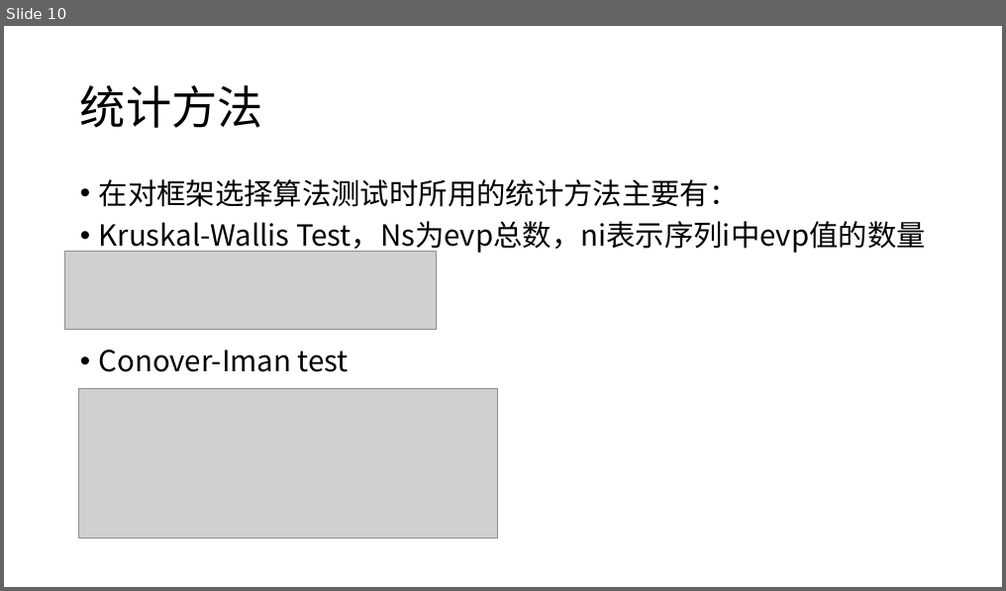
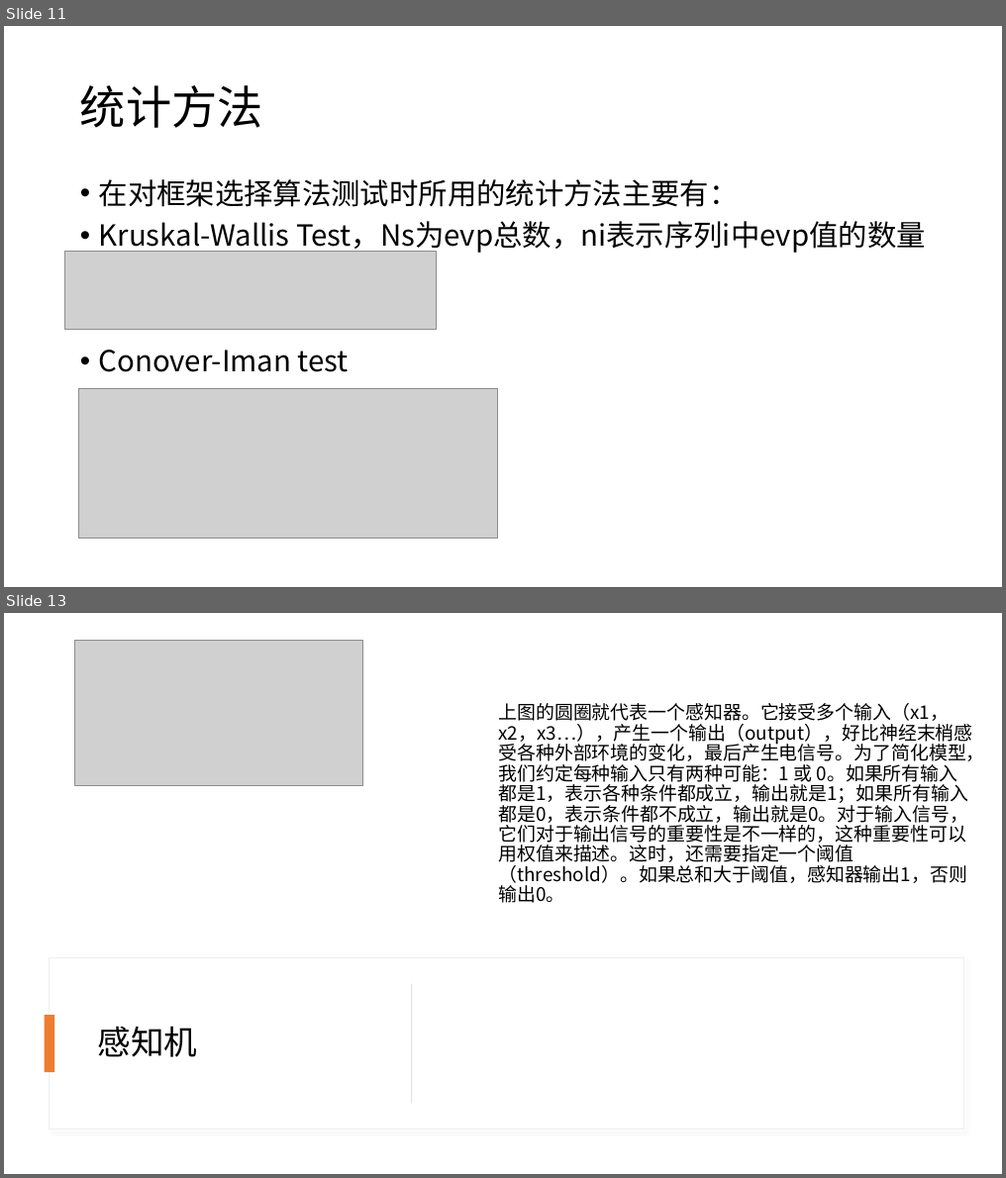
Before and after one commit to pikingpan/MyVSCode, a slide deck: DE/Population Evolvability.pptx. Shown one above the other, each under a label of ours: slide 10 before the commit, slides 11 and 13 after it; the slides between them are not shown. The pictures are 1006x591 and 1006x1178 pixels, drawn with LibreOffice and Linux fonts; fonts in the diff are those of the drawing; grey boxes stand for pictures. Boxes give left, top, right and bottom in pixels: in the first picture for what was removed or moved away, otherwise in the second. Text is boxed around its words. In the diff, an @@ line names an element or a change of style, - is before the commit and + after.

```diff
--- a/DE/Population Evolvability.pptx
+++ b/DE/Population Evolvability.pptx
@@ slide 13 added at bbox=[4, 613, 1002, 1174], background #FFFFFF @@
@@ picture added at bbox=[75, 640, 362, 786] @@
@@ text added at bbox=[498, 703, 984, 903], 18 pt, text #000000 @@
+上图的圆圈就代表一个感知器。它接受多个输入（x1，x2，x3…），产生一个输出（output），好比神经末梢感受各种外部环境的变化，最后产生电信号。为了简化模型，我们约定每种输入只有两种可能：1 或 0。如果所有输入都是1，表示各种条件都成立，输出就是1；如果所有输入都是0，表示条件都不成立，输出就是0。对于输入信号，它们对于输出信号的重要性是不一样的，这种重要性可以用权值来描述。这时，还需要指定一个阈值（threshold）。如果总和大于阈值，感知器输出1，否则输出0。
@@ rectangle added at bbox=[50, 959, 963, 1129], fill #FFFFFF, outline #EFEFEF 1 pt @@
@@ title added at bbox=[90, 977, 381, 1112], 32 pt, text #000000 @@
+感知机
@@ rectangle added at bbox=[412, 984, 413, 1104], fill #D5D5D5 @@
@@ rectangle added at bbox=[45, 1015, 54, 1072], fill #ED7D31 @@
@@ what was slide 10 is now slide 11 @@
```
Also in this commit, not shown: 1 slide changed, 4 other slides added, 45 other files.
